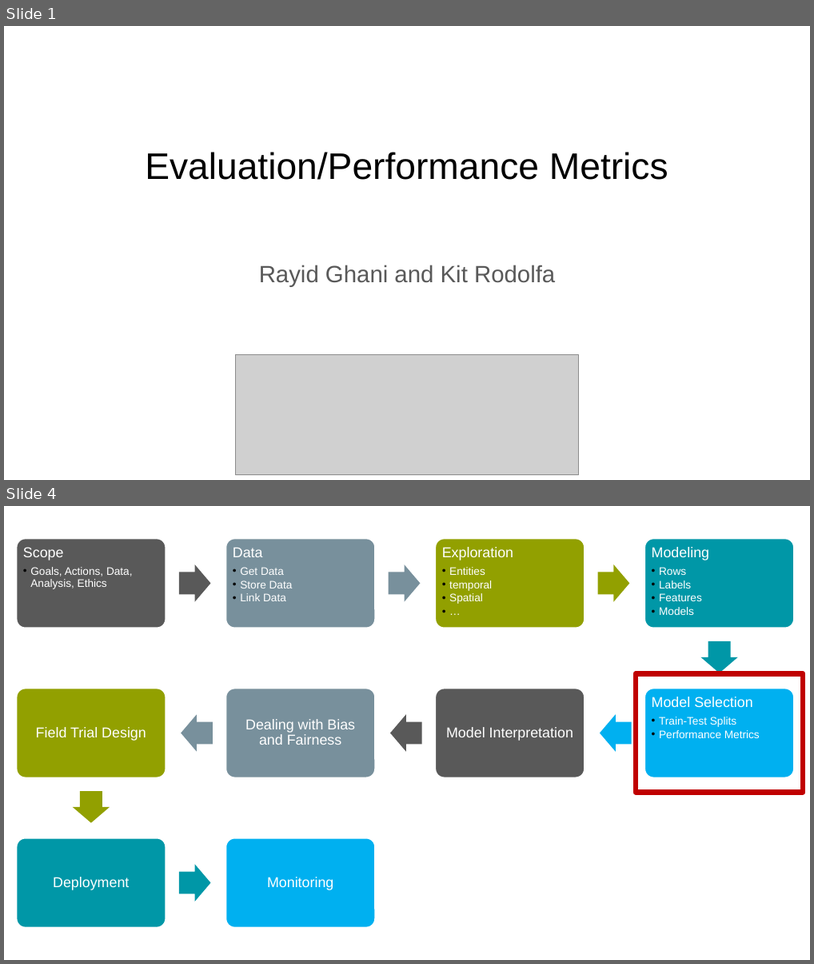
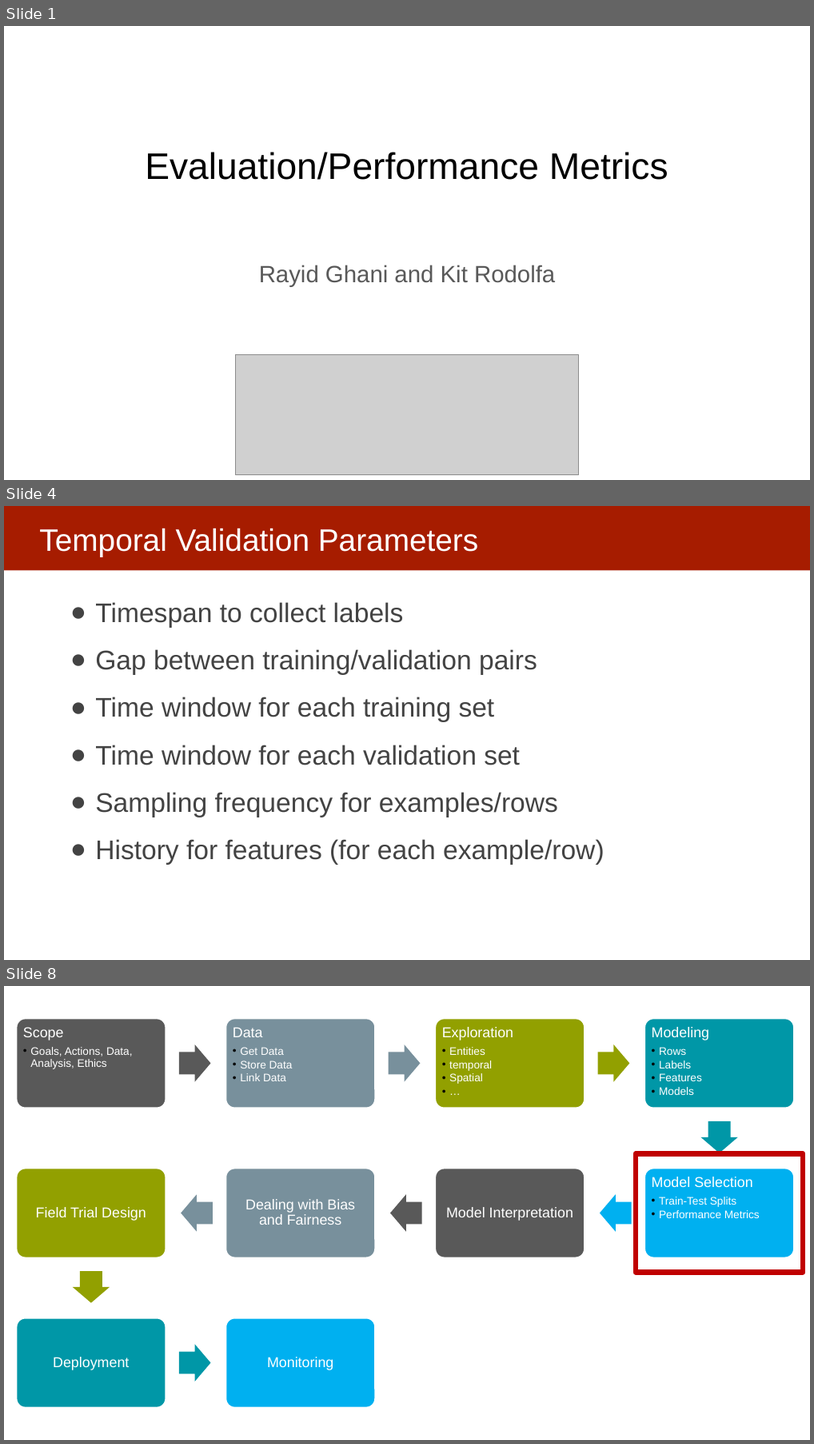
Before and after one commit to dssg/MLinPractice, a slide deck: Lectures/Lecture6-EvaluationMetrics.pptx. Shown one above the other, each under a label of ours: slides 1 and 4 before the commit, slides 1, 4 and 8 after it; the slides between them are not shown. The pictures are 814x964 and 814x1444 pixels, drawn with LibreOffice and Linux fonts; fonts in the diff are those of the drawing; grey boxes stand for pictures. Boxes give left, top, right and bottom in pixels: in the first picture for what was removed or moved away, otherwise in the second. Text is boxed around its words. In the diff, an @@ line names an element or a change of style, - is before the commit and + after.

```diff
--- a/Lectures/Lecture6-EvaluationMetrics.pptx
+++ b/Lectures/Lecture6-EvaluationMetrics.pptx
@@ slide 4 added at (x1=4, y1=506, x2=810, y2=960), background #FFFFFF @@
@@ rectangle added at (x1=4, y1=506, x2=810, y2=570), fill #A61C00 @@
@@ title added at (x1=39, y1=528, x2=478, y2=556), 37 pt, text #FFFFFF @@
+Temporal Validation Parameters
@@ text added at (x1=95, y1=602, x2=605, y2=864), 32 pt, text #434343 @@
+● Timespan to collect labels
+● Gap between training/validation pairs
+● Time window for each training set
+● Time window for each validation set
+● Sampling frequency for examples/rows
+● History for features (for each example/row)
@@ what was slide 4 is now slide 8 @@
```
Also in this commit, not shown: 3 slides changed, 3 other slides added, 1 other file.
